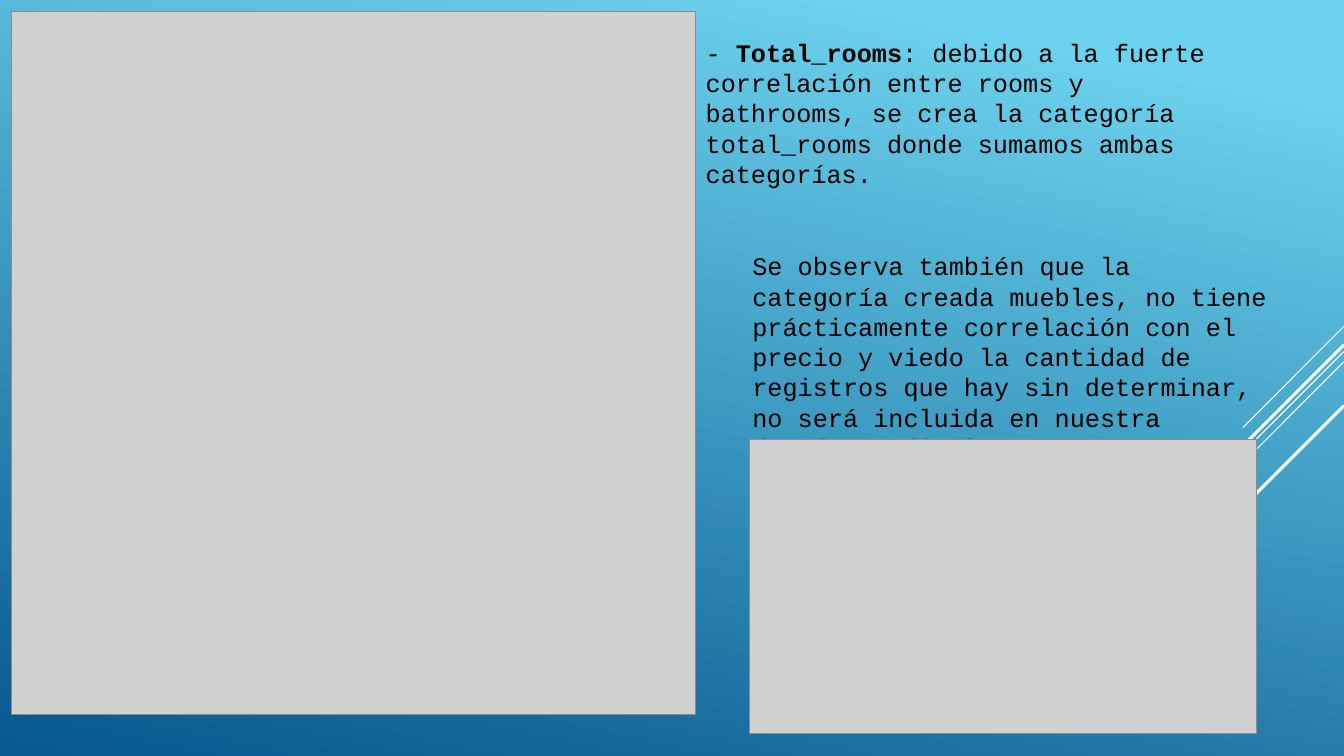
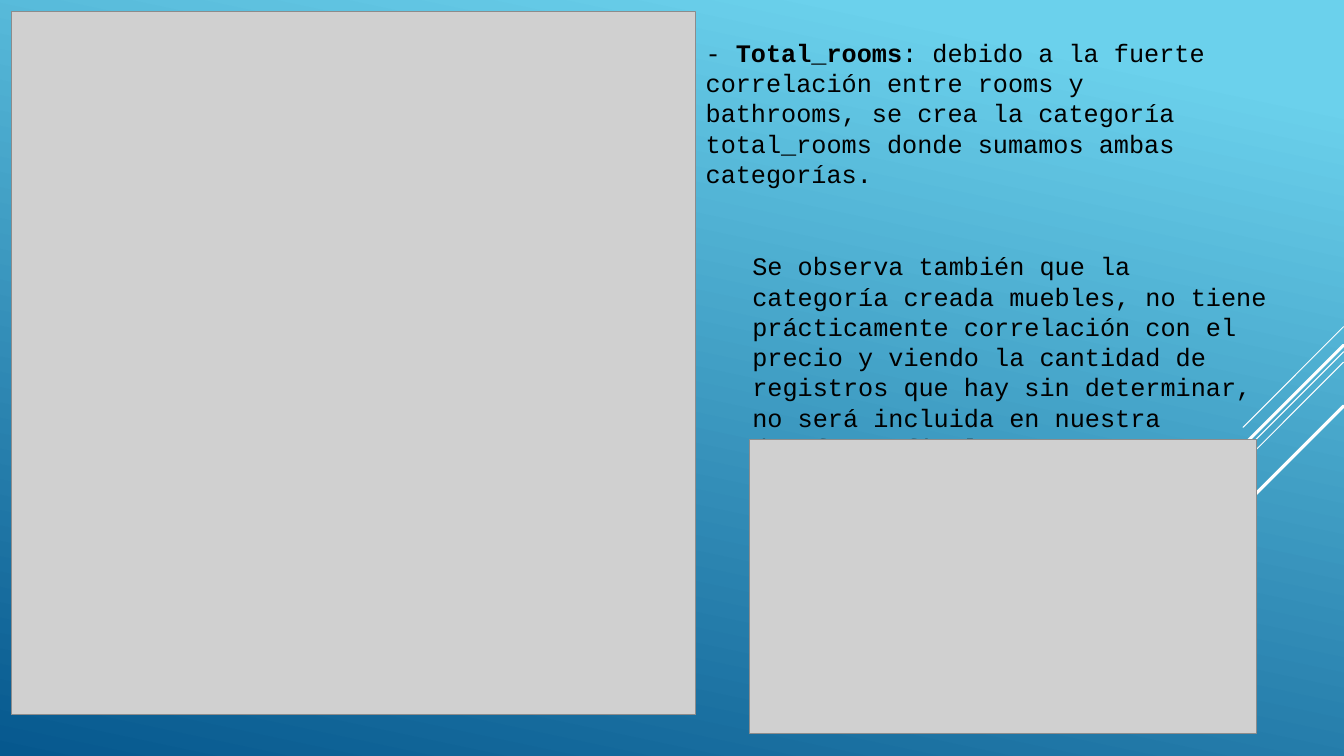
Before and after one commit to ManuelRF86/proyecro_ML_alquiler, a slide deck: slide 7 of docs/ds.pptx. Drawn at 1344x756 pixels with LibreOffice and Linux fonts; fonts in the diff are those of the drawing; grey boxes stand for pictures. Boxes give left, top, right and bottom in pixels: in the first picture for what was removed or moved away, otherwise in the second. Text is boxed around its words. In the diff, an @@ line names an element or a change of style, - is before the commit and + after.

```diff
--- a/docs/ds.pptx
+++ b/docs/ds.pptx
@@ text at box(752, 257, 1267, 440): text changed @@
-Se observa también que la categoría creada muebles, no tiene prácticamente correlación con el precio y viedo la cantidad de registros que hay sin determinar, no será incluida en nuestra dataframe final.
+Se observa también que la categoría creada muebles, no tiene prácticamente correlación con el precio y viendo la cantidad de registros que hay sin determinar, no será incluida en nuestra dataframe final.
```
Also in this commit, not shown: 5 other slides changed.
